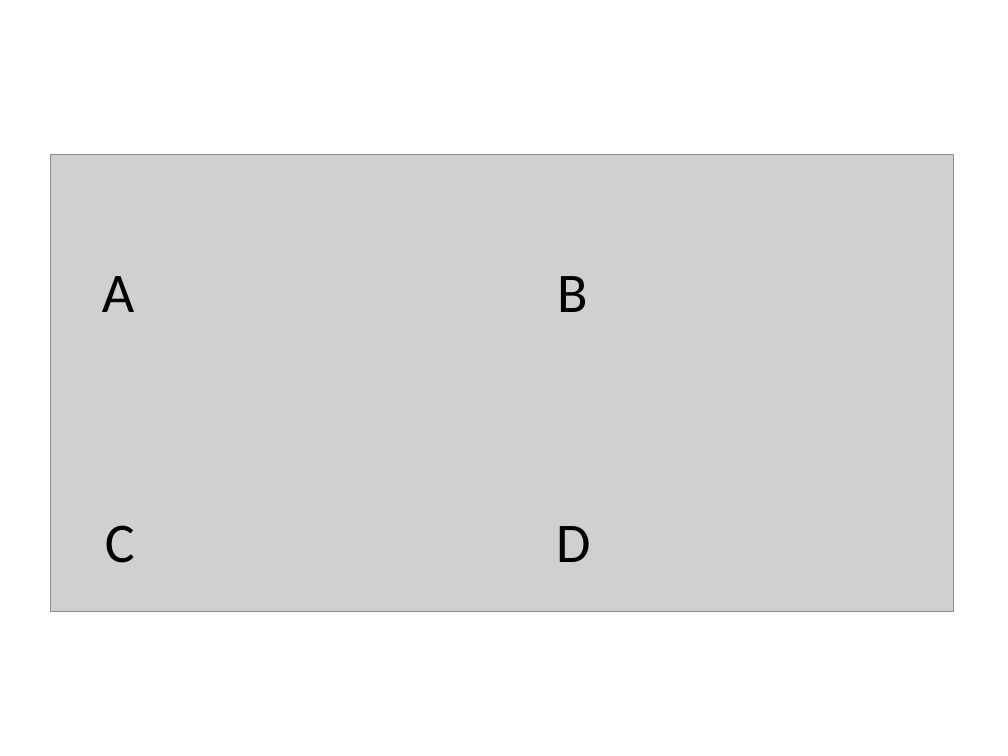
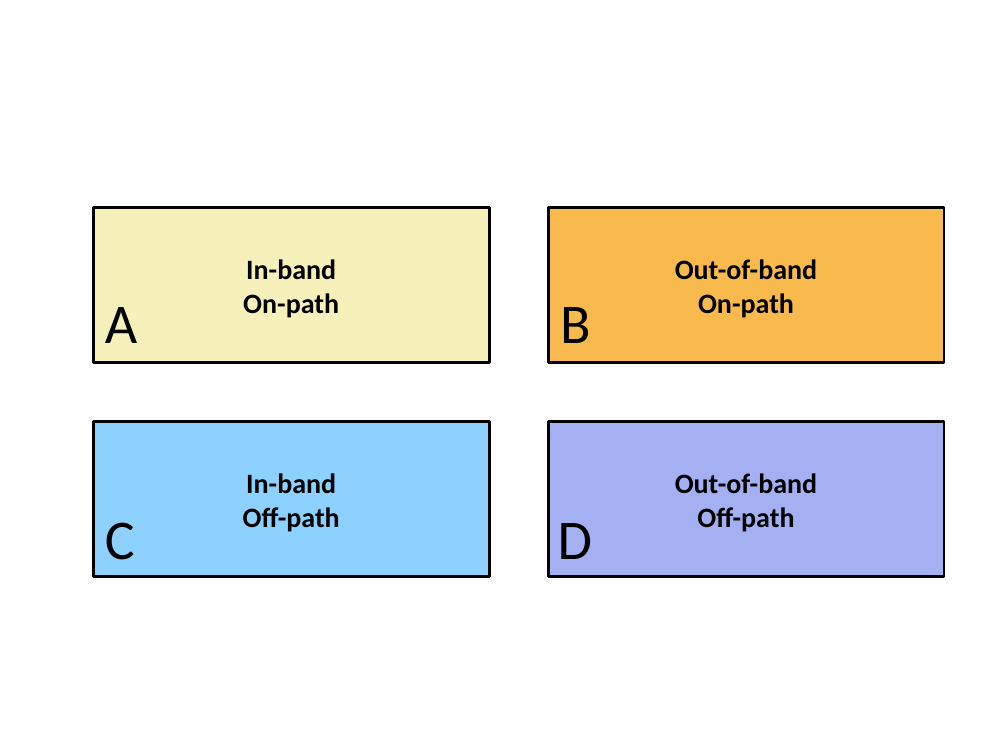
Before and after one commit to vr000m/PhD-thesis, a slide deck: slide 3 of graphs/source/figures.pptx (slide 4 before the commit). Drawn at 1008x756 pixels with LibreOffice and Linux fonts; fonts in the diff are those of the drawing; grey boxes stand for pictures. Boxes give left, top, right and bottom in pixels: in the first picture for what was removed or moved away, otherwise in the second. Text is boxed around its words. In the diff, an @@ line names an element or a change of style, - is before the commit and + after.

Commit message:
@protocols-comnet: in-path --> on-path

```diff
--- a/graphs/source/figures.pptx
+++ b/graphs/source/figures.pptx
@@ picture removed at box(50, 155, 954, 612) @@
@@ rectangle added at box(94, 208, 490, 363), fill #F6F1BB, outline #000000 2 pt, 20 pt, text #000000, bold @@
+In-band
+On-path
@@ rectangle added at box(548, 208, 944, 363), fill #F8BA4C, outline #000000 2 pt, 20 pt, text #000000, bold @@
+Out-of-band
+On-path
@@ text "A": place and size @@
-text "A" at box(102, 276, 134, 312)
+text "A" at box(105, 307, 137, 343)
@@ text "B": place and size @@
-text "B" at box(557, 276, 587, 312)
+text "B" at box(560, 307, 590, 343)
@@ rectangle added at box(94, 421, 490, 577), fill #8CD1FF, outline #000000 2 pt, 20 pt, text #000000, bold @@
+In-band
+Off-path
@@ rectangle added at box(548, 421, 944, 577), fill #A5B0F2, outline #000000 2 pt, 20 pt, text #000000, bold @@
+Out-of-band
+Off-path
```
Also in this commit, not shown: 1 slide removed, 11 other files.
